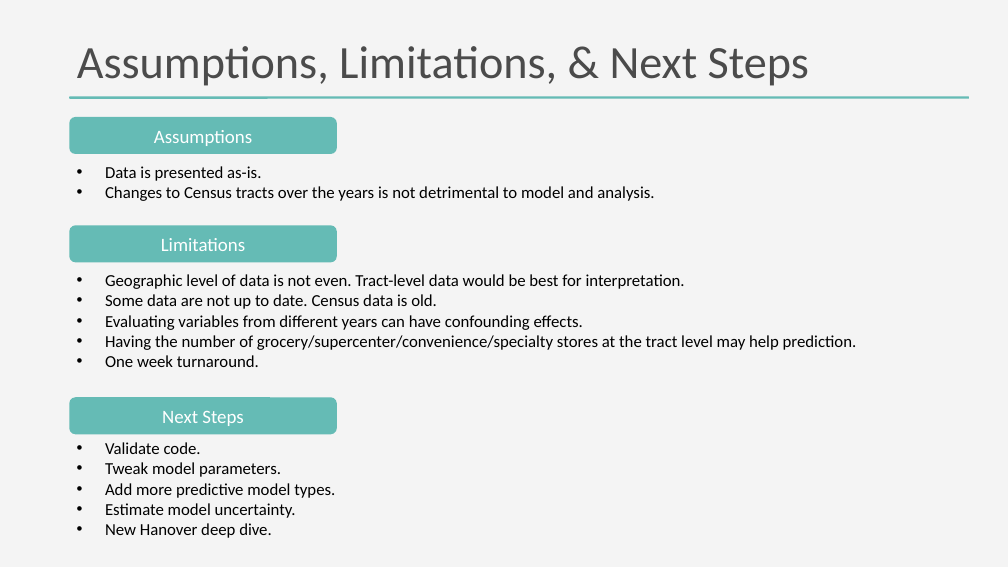
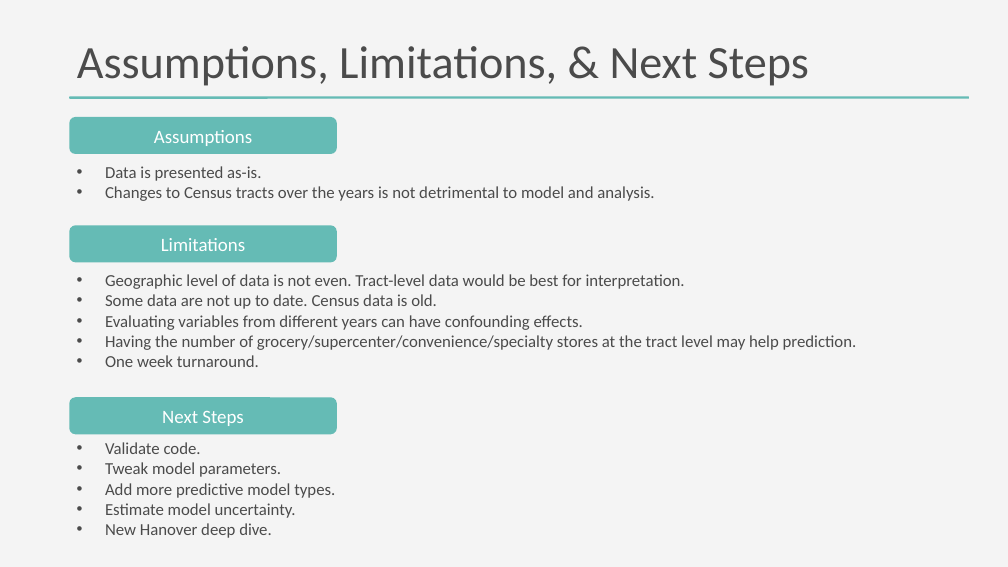
Before and after one commit to DanteHaywood/cfc_ds_screen, a slide deck: slide 19 of doc/2020_11_25_cfc_ds_technical_screen_haywood.pptx (slide 17 before the commit). Drawn at 1008x567 pixels with LibreOffice and Linux fonts; fonts in the diff are those of the drawing. Boxes give left, top, right and bottom in pixels: in the first picture for what was removed or moved away, otherwise in the second. Text is boxed around its words. In the diff, an @@ line names an element or a change of style, - is before the commit and + after.

```diff
--- a/doc/2020_11_25_cfc_ds_technical_screen_haywood.pptx
+++ b/doc/2020_11_25_cfc_ds_technical_screen_haywood.pptx
@@ text colour #000000 to #4B4B4B in 3 elements at (105, 274, 857, 367), (105, 442, 335, 538), (105, 166, 654, 201) @@
```
Also in this commit, not shown: 9 other slides changed, 3 slides added, 1 slide removed, 6 other files.
